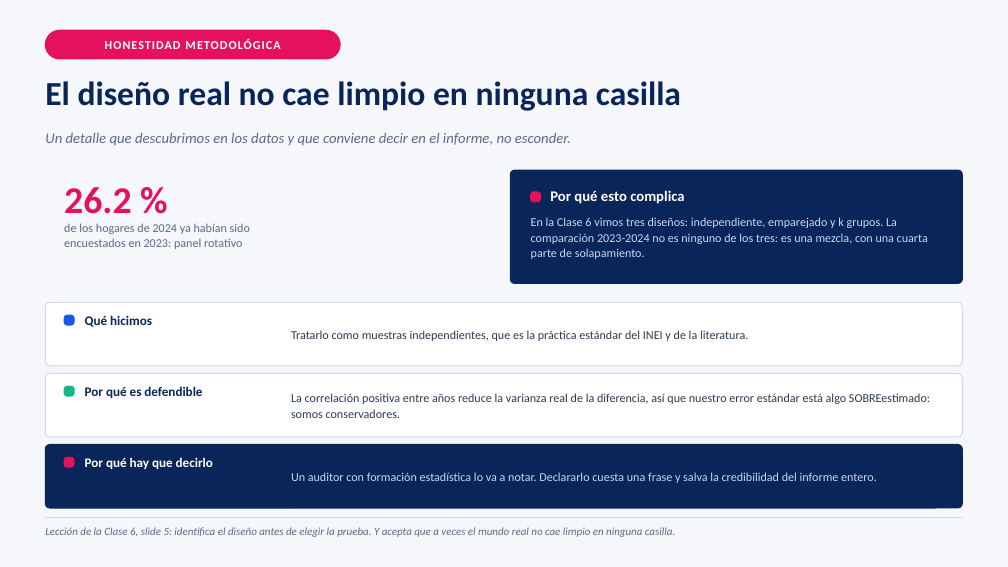
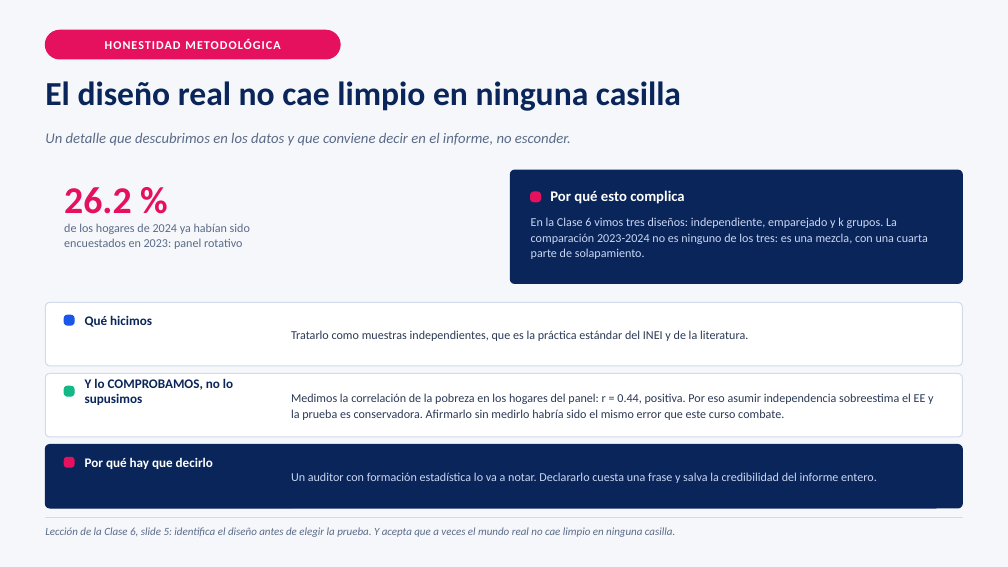
Before and after one commit to josefrodrim/Estad-stica-Descriptiva-E-Inferencial, a slide deck: slide 10 of Taller_7/PPT/Taller_Pobreza_ENAHO.pptx. Drawn at 1008x567 pixels with LibreOffice and Linux fonts; fonts in the diff are those of the drawing. Boxes give left, top, right and bottom in pixels: in the first picture for what was removed or moved away, otherwise in the second. Text is boxed around its words. In the diff, an @@ line names an element or a change of style, - is before the commit and + after.

```diff
--- a/Taller_7/PPT/Taller_Pobreza_ENAHO.pptx
+++ b/Taller_7/PPT/Taller_Pobreza_ENAHO.pptx
@@ text at (85,378,233,405): text changed @@
-Por qué es defendible
+Y lo COMPROBAMOS, no lo supusimos
@@ text at (291,393,933,420): text changed @@
-La correlación positiva entre años reduce la varianza real de la diferencia, así que nuestro error estándar está algo SOBREestimado: somos conservadores.
+Medimos la correlación de la pobreza en los hogares del panel: r = 0.44, positiva. Por eso asumir independencia sobreestima el EE y la prueba es conservadora. Afirmarlo sin medirlo habría sido el mismo error que este curso combate.
```
Also in this commit, not shown: 5 other slides changed, 10 other files.
